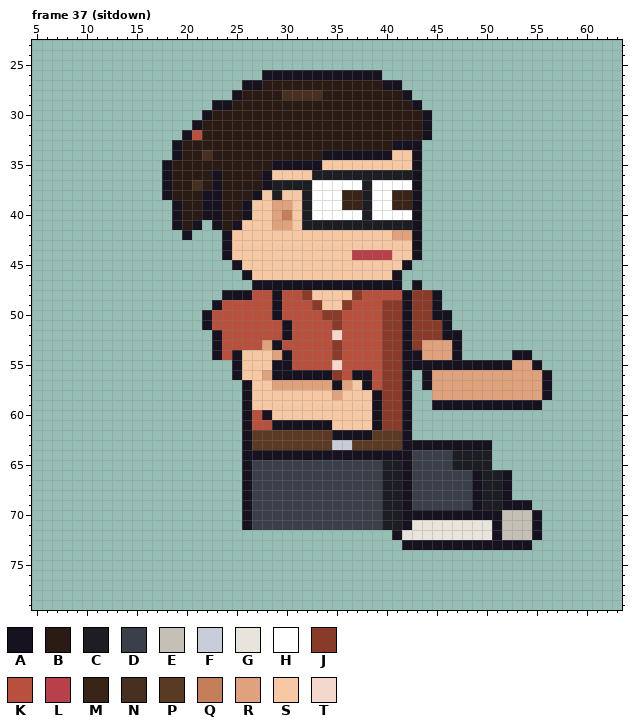
File history of a pixel-art file, sprites/clients/client_designer_b_right_anim.aseprite. This is how it looked before the edit.
64x80 pixels, 129 frames. Colours within 5 levels of each other are drawn and written as one. Shown: frame 37 (sitdown): x 5..63, y 23..79. The old version is drawn lined up with the new one. The commit also changed other frames, which this record leaves out.
Visible layers, top first: "Arm Top", "Glasses", "Hair", "Face", "Watch", "Near Arm", "Collar", "Belt", "Shirt", "Body", "Back Arm", "Pants", "Shoes".
Palette (. is transparent): A #17121f  B #2a1c14  C #1c1e24  D #3a3f4a  E #c4c0b6  F #c8ccd8  G #e8e4dc  H #ffffff  J #8a3a28  K #b8503e  L #b8404a  M #3a2418  N #47301f  P #5a3a22  Q #c47e58  R #e0a27c  S #f6c9a4  T #f4d8cc
Pixels before, frame 37 (sitdown) (only the part around the change), first column x 14:
44 ..........ASSSSSSSSSSSSLLLLSSA....................
45 ...........ASSSSSSSSSSSSSSSSA.....................
46 ............ASSSSSSSSSSSSSSA......................
47 .............AAAAAAAAAAAAAAA.A....................
48 ..........AAAKKAKKJSSSSJKKKKAJJA..................
49 .........AKKKKKAKKKJSSJKKKJJAJJA..................
50 ........AKKKKKKAKKKKJJKKKKJJAJJAA.................
51 ........AKKKKKKKAKKKKJKKKKJJAJJJA.................
52 .........AKKKKKKAKKKKTKKKKJJAJJJAA................
53 .........AKKKKRAKKKKKJKKKKJJAJRRRA................
54 .........AKASSSRAKKKKJKKKKJJAARRRA.....AA.........
55 ...........ASSSAAKKKKTKKKKJJAAAAAAAAAAARRA........
56 ...........ASSRAAAAAAJKAAKJJA.ARRRRRRRRRRRA.......
57 ............ASSRRRRRRARSAKJJA.ARRRRRRRRRRRA.......
58 ............ASSSSSSSSRSSSAJJA..RRRRRRRRRRRA.......
59 ............ASSSSSSSSSSSSAJJA..AAAAAAAAAAA........
60 ............AKASSSSSSSSSSAJJA.....................
61 ............AKKAAAAAASSSSAJJA.....................
62 ............APPPPPPPPAAAAPPPA.....................
63 ............APPPPPPPPFFPPPPPAAAAAAAAA.............
64 ............AAAAAAAAAAAAAAAAADDDDCCCC.............
65 ............ADDDDDDDDDDDDDCCADDDDCCCC.............
66 ............ADDDDDDDDDDDDDCCADDDDDDACCA...........
67 ............ADDDDDDDDDDDDDCCADDDDDDACCA...........
68 ............ADDDDDDDDDDDDDCCADDDDDDACCA...........
69 ............ADDDDDDDDDDDDDCCADDDDDDACCAAA.........
70 ............ADDDDDDDDDDDDDCCAAAAAAAAAAEEEA........
71 ............ADDDDDDDDDDDDDCCAGGGGGGGGAEEEA........
72 ...........................AGGGGGGGGGAEEEA........
73 ............................AAAAAAAAAAAAA.........
74 ..................................................
75 ..................................................
76 ..................................................
77 ..................................................
78 ..................................................
79 ..................................................
The same view after the edit:
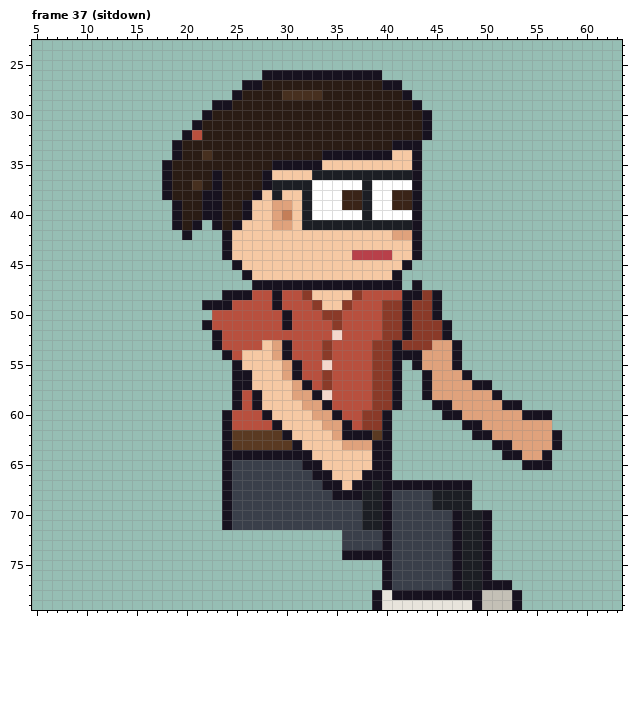
Edits made:
whole drawing moved by +2,-6 (the old picture is shown already moved)
Changed rows in their new state; - is an unchanged pixel.
Frame 37 (sitdown):
first column x 22:
48 ---------------------A--------------
49 A-A---------------------------------
50 .------KA---------------.-----------
52 --------K----------------.----------
53 ------SRA---JK---J-AJ-J-------------
54 -.AK--------JK---J-A-----------..---
55 -------SRA--TK---J-A.-RRR-........--
56 ----A-SSR-KKJK-KKJ-A.-----A........-
57 ---A---SS-AKJKKKKJ-A.------AA......-
58 ---AKA---RRATKKKKJ-A.-A------A.....-
59 ---AKA----RRAKKKKJ-A.----RRRRR--..--
60 --AKK------RRAKKJJA..---AARRRRRRAAA-
61 --AKK---SSSSRRAKJJA..-----AARRRRRRR-
62 --APP---ASSSSR----A..------AARRRRRRA
63 --APP----ASSSSRRRAA..........AARRRRA
64 --AA-------SSSSSS--..........-AARRA-
65 --ADD-----AASSSSSAA..........---AAA-
66 --ADD------AASSSAAA............-----
67 --ADD-------AASAACAA-AAAAAA....-----
68 --ADD--------AAACCADD--CCCC....-----
69 --ADD-----------CCADD--CCCC......---
70 --ADD-----------CCADDDDDD-CC-.....--
71 --ADD-----------CCADDDDDDACCA.....--
72 --------------DDDDADDDDDDACCA.....--
73 --------------DDDDADDDDDD-CC-....---
74 --------------AAAAADDDDDDACCA-------
75 ------------------ADDDDDDACCA-------
76 ------------------ADDDDDDACCA-------
77 ------------------ADDDDDDACCAAA-----
78 -----------------AGAAAAAAAAAEEEA----
79 -----------------AGGGGGGGGGAEEEA----
